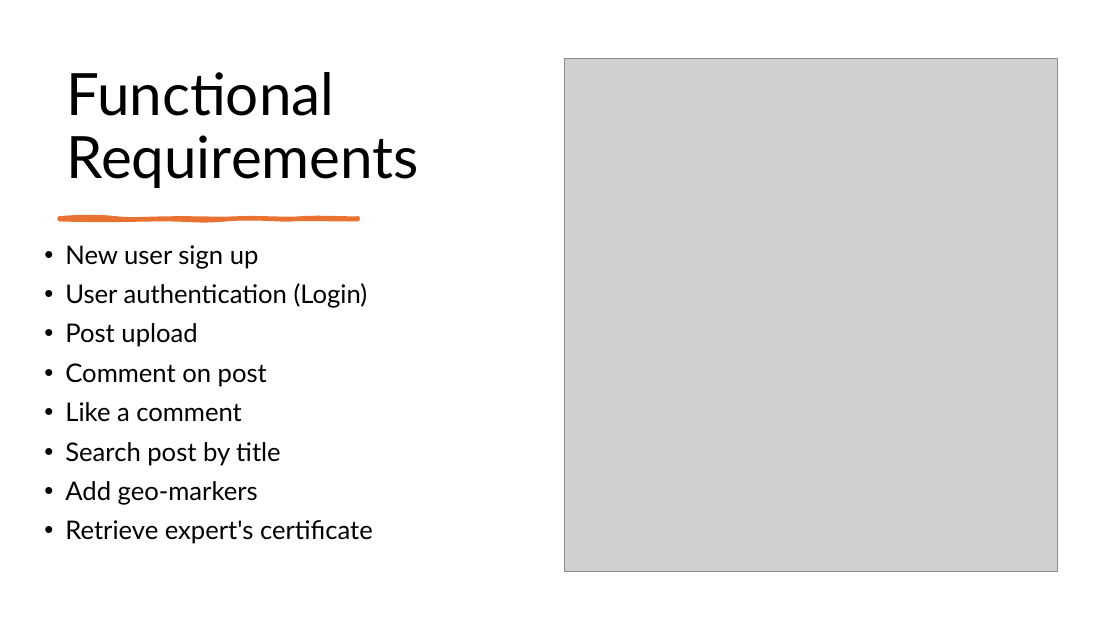
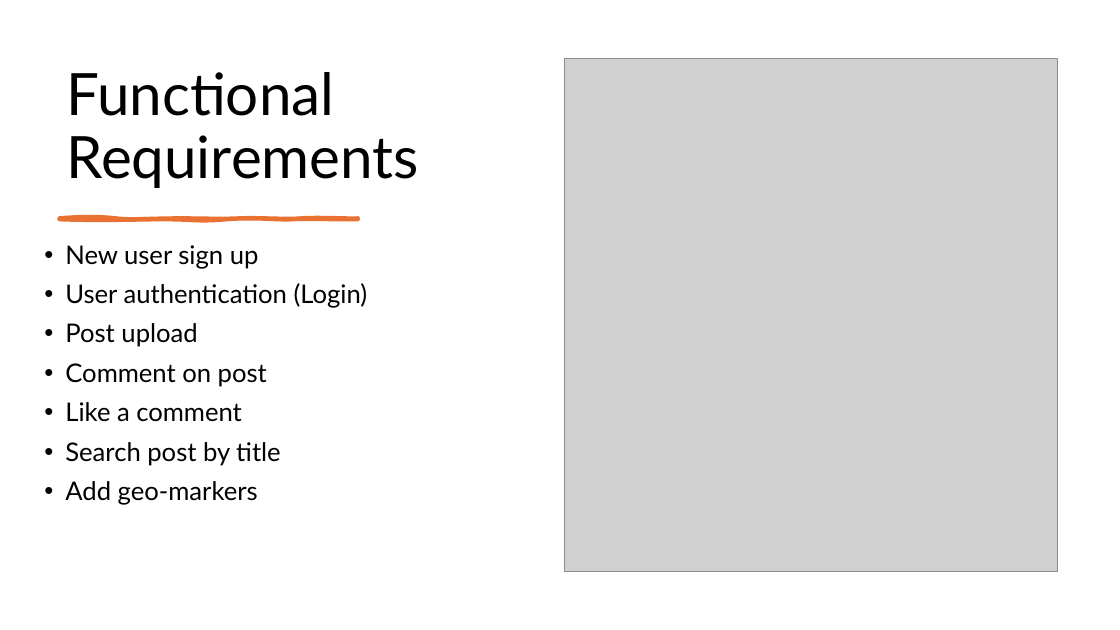
Before and after one commit to ChenDahan13/PlantDetect, a slide deck: slide 14 of Plant-_detect_2.pptx. Drawn at 1120x630 pixels with LibreOffice and Linux fonts; fonts in the diff are those of the drawing; grey boxes stand for pictures. Boxes give left, top, right and bottom in pixels: in the first picture for what was removed or moved away, otherwise in the second. Text is boxed around its words. In the diff, an @@ line names an element or a change of style, - is before the commit and + after.

```diff
--- a/Plant-_detect_2.pptx
+++ b/Plant-_detect_2.pptx
@@ text at (x1=65, y1=520, x2=373, y2=544): paragraph removed @@
-• Retrieve expert's certificate
```
Also in this commit, not shown: 3 other slides changed.
